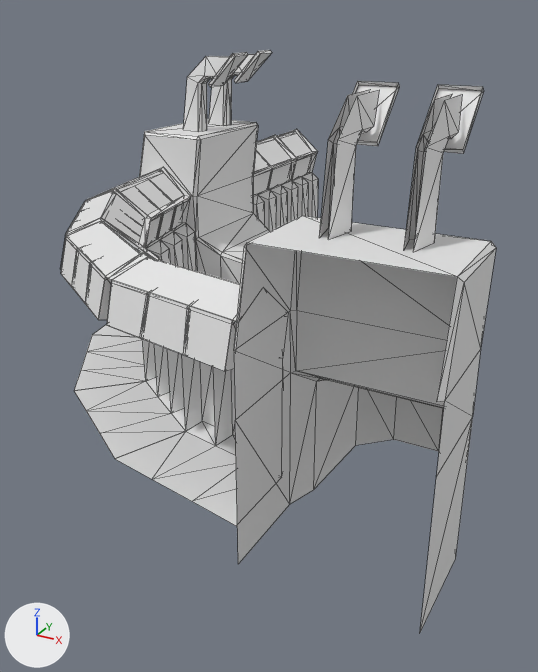
Two versions of the FBX model Galactic Battle League/Assets/Models/CrowdStadium.FBX, one commit apart.
The view is the same before and after, from a camera (50 mm lens) standing at (46.0, -287.0, 98.0) and looking at (-56.0, -100.0, 4.0). The lights are fixed; the arrows at lower left show +X, +Y and +Z. Mesh edges are drawn as thin lines. Materials are left out; every surface is plain grey. Where no turn or scale is listed for an object, it has been applied to the vertices. Vertices at the same position are counted once.

Names of what the first picture shows: 'StadiumConnector', 'StadiumConnector.001', 'StadiumGlass', 'Stadium_Crn', 'Stadium_Large', 'Stadium_Lrg_Glass', 'Stadium_Small'.
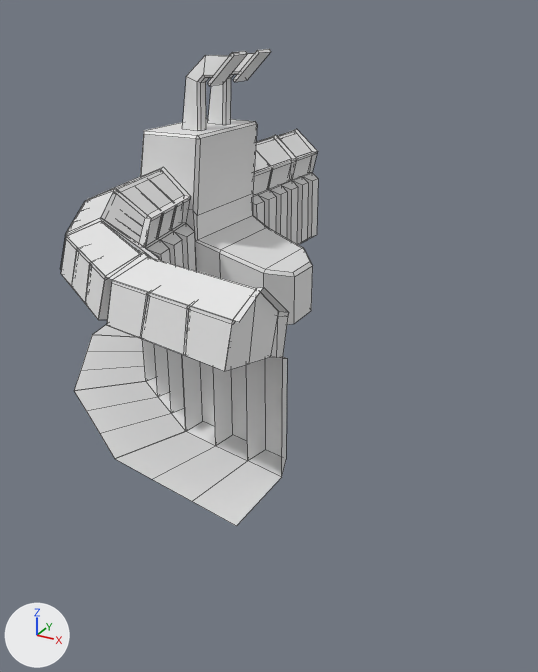
Edits to the bpy script that builds the scene:
```text
Change me_mesh_006:
    used by ob_stadium_crn; location = (-60.0, -120.0, 0.0)
    remove me_mesh_006.from_pydata(...)  # 429 vertices, 553 faces; spans x -60.0..40.0, y -60.1..39.9, z 0.0..48.7
    add me_mesh_006.from_pydata(...)  # 428 vertices, 276 faces; spans x -60.0..40.0, y -60.1..39.9, z 0.0..48.7
    me_mesh_006 part 7: 32 vertices removed from x 3.9..40.0, y -57.5..-30.5, z 2.0..48.6; 31 vertices added at x 4.0..38.7, y -57.5..-30.5, z 2.0..48.1
    me_mesh_006 part 8: 1 vertex removed from x 27.2, y -57.5, z 0.0; 1 vertex added at x 27.3, y -57.5, z 0.0
    me_mesh_006 part 9: 1 vertex removed from x 1.7, y -52.5, z 0.0; 1 vertex added at x 1.8, y -52.5, z 0.0
Change me_mesh:
    used by ob_stadiumconnector; location = (-100.0, -60.0, 0.0)
    remove me_mesh.from_pydata(...)  # 110 vertices, 152 faces; spans x -20.7..36.1, y -20.0..20.0, z -10.3..85.1
    add me_mesh.from_pydata(...)  # 110 vertices, 77 faces; spans x -14.0..42.8, y -20.0..20.0, z -10.0..85.4
    me_mesh part 2: the loose piece of 46 vertices spanning x -20.7..36.1, y -20.0..20.0, z -10.3..59.7 is rebuilt with 46 vertices and now spans x -14.0..42.8, y -20.0..20.0, z -10.0..60.0
    me_mesh part 3: the loose piece of 24 vertices spanning x -7.3..14.2, y 5.6..10.4, z 59.7..83.7 is rebuilt with 24 vertices and now spans x -0.6..20.9, y 5.7..10.5, z 60.0..84.0
    me_mesh part 4: the loose piece of 24 vertices spanning x -7.3..14.2, y -10.4..-5.6, z 59.7..83.7 is rebuilt with 24 vertices and now spans x -0.6..20.9, y -10.4..-5.6, z 60.0..84.0
    me_mesh part 5: 16 vertices removed from x 5.7..16.2, y -12.2..12.2, z 74.5..85.1; 16 vertices added at x 12.3..22.8, y -12.2..12.2, z 74.8..85.4
Change me_mesh_003:
    used by ob_stadium_small; location = (-100.0, 10.0, 0.0)
    remove me_mesh_003.from_pydata(...)  # 58 vertices, 72 faces; spans x -20.0..4.0, y -10.0..10.0, z 0.0..48.7
    add me_mesh_003.from_pydata(...)  # 69 vertices, 38 faces; spans x -20.0..4.0, y -10.0..10.0, z 0.0..48.7
    me_mesh_003 part 6
    5 vertices are removed from x -8.4..0.4, y -8.2..8.5, z 38.7..48.1
    72 faces are deleted
    11 vertices are added at x -20.0..0.7, y -8.2..10.0, z 30.0..48.0
    5 new vertices lie (-2.4, 0.0, -9.7) away from vertices in x -17.6..2.4, y -10.0..10.0, z 39.7..44.7
    38 new faces join them
Change me_mesh_005:
    used by ob_stadium_large; location = (-100.0, -20.0, 0.0)
    remove me_mesh_005.from_pydata(...)  # 100 vertices, 136 faces; spans x -20.2..4.0, y -20.0..20.0, z 0.0..48.7
    add me_mesh_005.from_pydata(...)  # 100 vertices, 68 faces; spans x -20.2..4.0, y -20.0..20.0, z 0.0..48.7
    me_mesh_005 part 1
    136 faces are deleted
    68 new faces join them
Remove ob_stadiumconnector_001:
    ob_stadiumconnector_001 = bpy.data.objects.new('StadiumConnector.001', me_mesh_001)
    ob_stadiumconnector_001.location = (0.0, -160.0, 0.0)
Change ob_stadiumconnector:
    ob_stadiumconnector.location: (-100.0, -60.0, 0.0) -> (-107.0, -60.0, 0.0)
```

Location of each change, (x1, y1, x2, y2) in pixels of the pictures (538 x 672 px; the box of a moved part takes in the faces that stretch with it):
'StadiumConnector.001', deleted
    before: (234, 81, 496, 632)
'Stadium_Crn', reshaped
    before: (61, 167, 258, 526)
    after: (61, 167, 288, 526)
'StadiumConnector', reshaped, moved
    before: (139, 50, 272, 283)
    after: (140, 49, 313, 324)
'Stadium_Large', reshaped
    before: (253, 135, 298, 231)
    after: (253, 135, 298, 244)
'Stadium_Small', reshaped
    before: (276, 129, 318, 217)
    after: (276, 129, 318, 245)
part 2 of me_mesh, rebuilt
    before: (139, 118, 270, 283)
    after: (140, 117, 313, 324)
part 3 of me_mesh, rebuilt
    before: (209, 54, 255, 126)
    after: (208, 53, 254, 125)
part 4 of me_mesh, rebuilt
    before: (183, 56, 230, 131)
    after: (183, 55, 229, 130)
part 5 of me_mesh, moved or reshaped
    before: (208, 50, 272, 87)
    after: (207, 49, 271, 86)
part 7 of me_mesh_006, moved or reshaped
    before: (108, 247, 258, 455)
    after: (108, 253, 285, 477)
part 8 of me_mesh_006, moved or reshaped
    before: (152, 463, 237, 526)
    after: (152, 446, 282, 526)
part 9 of me_mesh_006, moved or reshaped
    before: (100, 432, 183, 459)
    after: (116, 432, 215, 479)
